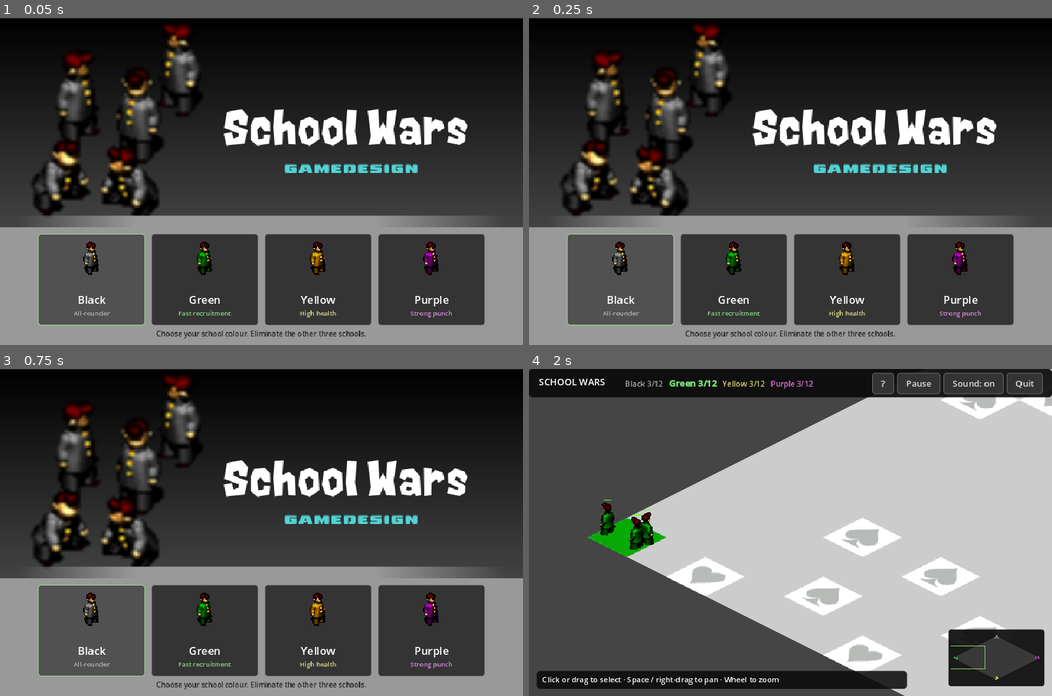
Above: before the commit, frames 1-4 (two rows, left to right).
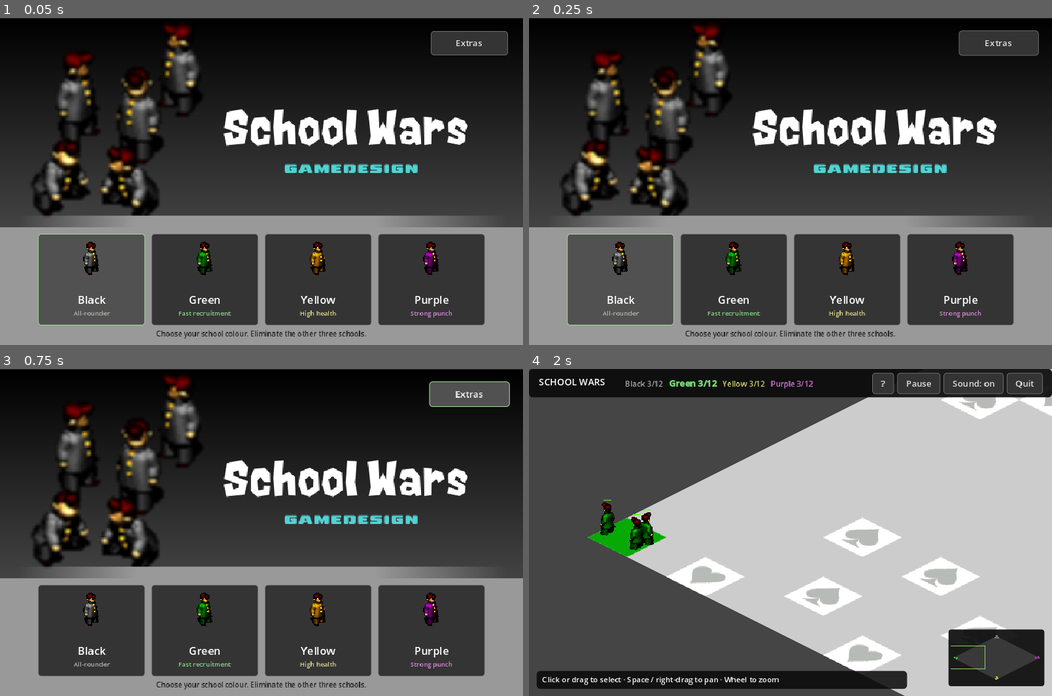
Above: after the commit, the same moments.

Repository: knigfty/school-wars
Game: Godot game, scene res://Scenes/Classic/classic_game.tscn
The game is run twice, just before and just after one commit, with the same random seed, the same clock (stepped at 60 frames per second) and the same inputs.
Inputs (mouse positions are in pixels of both pictures, inside the frame that each line leads up to):
- Up to frame 1 (0.05 s): no input
- Up to frame 2 (0.25 s): no input
- Up to frame 3 (0.75 s): click (470, 395) at 0.5 s, where only the run after the commit has a clickable "Extras"
- Up to frame 4 (2 s): click "Green" at 1.25 s

The runs differ from the first frame. In frame 1, 1.1% of the frame differs, in the area x 82-98%, y 4-12%; in frame 2, 1.2%; in frame 3, 6.6%, in the area x 7-98%, y 3-94%; in frame 4, nothing differs.

Commit message:
Add animated Extras link and Medieval Wars race skin at /v2

Diff:
--- a/Scripts/Classic/classic_board.gd
+++ b/Scripts/Classic/classic_board.gd
@@ -15,6 +15,9 @@
 	"message": preload("res://Assets/Classic/message.wav"),
 	"cancel": preload("res://Assets/Classic/cancel.wav"),
 }
+
+var student_texture: Texture2D = STUDENTS
+var team_names: Array[String] = ClassicRules.TEAM_NAMES.duplicate()
 
 var simulation: ClassicSimulation
 var selected: Array[int] = []
@@ -243,7 +246,7 @@
 		if not Rect2(Vector2(-100, -100), size + Vector2(200, 200)).has_point(pos):
 			continue
 		var index: int = student.team * 100 + student.direction * 25 + student.pattern
-		draw_texture_rect_region(STUDENTS, Rect2(pos + Vector2(-16, -34) * view_zoom, Vector2(32, 48) * view_zoom), Rect2(Vector2(index % 20 * 32, index / 20 * 48), Vector2(32, 48)))
+		draw_texture_rect_region(student_texture, Rect2(pos + Vector2(-16, -34) * view_zoom, Vector2(32, 48) * view_zoom), Rect2(Vector2(index % 20 * 32, index / 20 * 48), Vector2(32, 48)))
 		var health_pos: Vector2 = pos + Vector2(-student.maximum_health * 0.5, -34) * view_zoom
 		draw_rect(Rect2(health_pos, Vector2(student.maximum_health, 1) * view_zoom), Color("ed1d24"))
 		if student.is_alive():
@@ -312,5 +315,5 @@
 
 
 func _on_eliminated(team: int) -> void:
-	announcement.emit("%s is annihilated." % ClassicRules.TEAM_NAMES[team])
+	announcement.emit("%s is annihilated." % team_names[team])
 	_on_sound("message", camera_center)
--- a/Scripts/Classic/classic_game.gd
+++ b/Scripts/Classic/classic_game.gd
@@ -3,6 +3,16 @@
 ## Application shell for the faithful ruleset. Legacy main.tscn stays runnable.
 const MENU_ART: Texture2D = preload("res://Assets/Classic/menu.png")
 
+const MEDIEVAL_ART: Texture2D = preload("res://Assets/Medieval/menu.jpg")
+const MEDIEVAL_STUDENTS: Texture2D = preload("res://Assets/Medieval/students.png")
+const RACE_NAMES: Array[String] = ["Humans", "Orcs", "Elves", "Demons"]
+
+var medieval: bool = false
+var extras_button: Button
+var menu_title: Label
+var menu_subtitle: Label
+var _pop_time: float = 0.0
+var _reduce_motion: bool = false
 var board: ClassicBoard
 var minimap: ClassicMinimap
 var menu: Control
@@ -27,8 +37,16 @@
 
 
 func _ready() -> void:
+	if OS.has_feature("web"):
+		medieval = bool(JavaScriptBridge.eval("window.location.pathname == '/v2' || window.location.pathname.startsWith('/v2/')"))
+		_reduce_motion = bool(JavaScriptBridge.eval("window.matchMedia('(prefers-reduced-motion: reduce)').matches"))
+		if medieval:
+			JavaScriptBridge.eval("document.title = 'Medieval Wars'")
 	_build_theme()
 	board = ClassicBoard.new()
+	if medieval:
+		board.student_texture = MEDIEVAL_STUDENTS
+		board.team_names.assign(RACE_NAMES)
 	add_child(board)
 	_full_rect(board)
 	board.match_finished.connect(_show_result)
@@ -70,23 +88,43 @@
 	_full_rect(background)
 	var art: TextureRect = TextureRect.new()
 	art.name = "OriginalTitleArt"
-	art.texture = MENU_ART
+	art.texture = MEDIEVAL_ART if medieval else MENU_ART
 	art.expand_mode = TextureRect.EXPAND_IGNORE_SIZE
-	art.stretch_mode = TextureRect.STRETCH_SCALE
+	art.stretch_mode = TextureRect.STRETCH_KEEP_ASPECT_COVERED if medieval else TextureRect.STRETCH_SCALE
 	art.mouse_filter = Control.MOUSE_FILTER_IGNORE
 	menu.add_child(art)
+	if medieval:
+		var shade: ColorRect = ColorRect.new()
+		shade.name = "TitleShade"
+		shade.color = Color(0, 0, 0, 0.32)
+		shade.mouse_filter = Control.MOUSE_FILTER_IGNORE
+		menu.add_child(shade)
+		menu_title = _label("MEDIEVAL WARS", 56)
+		menu_title.horizontal_alignment = HORIZONTAL_ALIGNMENT_CENTER
+		menu_title.add_theme_color_override("font_color", Color("f6e4b5"))
+		menu_title.add_theme_color_override("font_shadow_color", Color.BLACK)
+		menu_title.add_theme_constant_override("shadow_offset_x", 3)
+		menu_title.add_theme_constant_override("shadow_offset_y", 4)
+		menu.add_child(menu_title)
+		menu_subtitle = _label("FOUR RACES. ONE BATTLEFIELD.", 15)
+		menu_subtitle.horizontal_alignment = HORIZONTAL_ALIGNMENT_CENTER
+		menu_subtitle.add_theme_color_override("font_color", Color("f6e4b5"))
+		menu.add_child(menu_subtitle)
+	extras_button = _button("School Wars" if medieval else "Extras", _navigate_variant)
+	extras_button.name = "ExtrasButton"
+	menu.add_child(extras_button)
 	for team: int in 4:
 		var button: Button = Button.new()
-		button.name = "%sSchool" % ClassicRules.TEAM_NAMES[team]
+		button.name = "%sSchool" % board.team_names[team]
 		button.mouse_default_cursor_shape = Control.CURSOR_POINTING_HAND
-		button.tooltip_text = "%s: %d HP · %d punch · 12 starting capacity" % [ClassicRules.TEAM_NAMES[team], ClassicRules.HEALTH[team], ClassicRules.PUNCH[team]]
+		button.tooltip_text = "%s: %d HP · %d punch · 12 starting capacity" % [board.team_names[team], ClassicRules.HEALTH[team], ClassicRules.PUNCH[team]]
 		button.pressed.connect(_start_match.bind(team))
 		menu.add_child(button)
 		cards.append(button)
 		var icon: TextureRect = TextureRect.new()
 		icon.name = "Portrait"
 		var atlas: AtlasTexture = AtlasTexture.new()
-		atlas.atlas = ClassicBoard.STUDENTS
+		atlas.atlas = board.student_texture
 		var index: int = team * 100 + 10
 		atlas.region = Rect2(Vector2(index % 20 * 32, index / 20 * 48), Vector2(32, 48))
 		icon.texture = atlas
@@ -94,7 +132,7 @@
 		icon.texture_filter = CanvasItem.TEXTURE_FILTER_NEAREST
 		icon.mouse_filter = Control.MOUSE_FILTER_IGNORE
 		button.add_child(icon)
-		var title: Label = _label(ClassicRules.TEAM_NAMES[team], 20)
+		var title: Label = _label(board.team_names[team], 20)
 		title.name = "SchoolName"
 		title.horizontal_alignment = HORIZONTAL_ALIGNMENT_CENTER
 		button.add_child(title)
@@ -103,7 +141,7 @@
 		trait_label.horizontal_alignment = HORIZONTAL_ALIGNMENT_CENTER
 		trait_label.modulate = ClassicRules.COLORS[team].lightened(0.55)
 		button.add_child(trait_label)
-	var footer: Label = _label("Choose your school colour. Eliminate the other three schools.", 13)
+	var footer: Label = _label("Choose your race. Eliminate the other three races." if medieval else "Choose your school colour. Eliminate the other three schools.", 13)
 	footer.name = "Footer"
 	footer.horizontal_alignment = HORIZONTAL_ALIGNMENT_CENTER
 	footer.add_theme_color_override("font_color", Color("252525"))
@@ -120,7 +158,7 @@
 	bar.mouse_filter = Control.MOUSE_FILTER_IGNORE
 	bar.add_theme_stylebox_override("panel", _panel(Color(0.04, 0.04, 0.04, 0.92)))
 	hud.add_child(bar)
-	var title: Label = _label("SCHOOL WARS", 17)
+	var title: Label = _label("MEDIEVAL WARS" if medieval else "SCHOOL WARS", 17)
 	title.position = Vector2(18, 12)
 	bar.add_child(title)
 	status = RichTextLabel.new()
@@ -206,6 +244,15 @@
 		return
 	var art: Control = menu.get_node("OriginalTitleArt")
 	art.size = Vector2(size.x, size.y * 0.64)
+	extras_button.position = Vector2(size.x - 168, 24)
+	extras_button.size = Vector2(140, 44)
+	extras_button.pivot_offset = extras_button.size * 0.5
+	if medieval:
+		menu.get_node("TitleShade").size = art.size
+		menu_title.position = Vector2(20, size.y * 0.25)
+		menu_title.size = Vector2(size.x - 40, 80)
+		menu_subtitle.position = Vector2(20, size.y * 0.25 + 85)
+		menu_subtitle.size = Vector2(size.x - 40, 30)
 	var width: float = minf(size.x - 64, 820)
 	var card_width: float = (width - 36) / 4
 	var card_height: float = size.y * 0.28
@@ -273,7 +320,7 @@
 	board.stop_audio()
 	board.cancel_selection()
 	modal_title.text = title
-	modal_body.text = body
+	modal_body.text = body.replace("Green", "Orcs").replace("school", "race").replace("student", "warrior") if medieval else body
 	_dialog_height = 460.0 if title == "How to play" else 280.0
 	# Bound text layout before wrapping, including platforms with different font metrics.
 	modal_scroll.custom_minimum_size.y = 140.0 if title == "How to play" else 32.0
@@ -306,7 +353,7 @@
 
 
 func _show_result(won: bool) -> void:
-	_show_dialog("You win !!" if won else "You lose...", "%s school eliminated all three opponents." % ClassicRules.TEAM_NAMES[_team] if won else "Your last student has been defeated. Choose a school and try again.", false, true)
+	_show_dialog("You win !!" if won else "You lose...", "%s school eliminated all three opponents." % board.team_names[_team] if won else "Your last student has been defeated. Choose a school and try again.", false, true)
 
 
 func _announce(text: String) -> void:
@@ -319,12 +366,16 @@
 
 
 func _process(delta: float) -> void:
+	if menu.visible and not medieval and not _reduce_motion:
+		_pop_time += delta
+		var pop: float = 1.0 + 0.07 * maxf(0.0, sin(_pop_time * 3.0))
+		extras_button.scale = Vector2.ONE * pop
 	if not hud.visible or board.simulation == null:
 		return
 	var segments: Array[String] = []
 	for team: int in 4:
 		var color: Color = ClassicRules.COLORS[team].lightened(0.45)
-		var label: String = "%s %d/%d" % [ClassicRules.TEAM_NAMES[team], board.simulation.get_count(team), board.simulation.get_team_capacity(team)]
+		var label: String = "%s %d/%d" % [board.team_names[team], board.simulation.get_count(team), board.simulation.get_team_capacity(team)]
 		if team == _team:
 			label = "[b]" + label + "[/b]"
 		segments.append("[color=#%s]%s[/color]" % [color.to_html(false), label])
@@ -360,6 +411,11 @@
 		_show_pause()
 
 
+func _navigate_variant() -> void:
+	if OS.has_feature("web"):
+		JavaScriptBridge.eval("window.location.assign('/')" if medieval else "window.location.assign('/v2')")
+
+
 func _button(text: String, action: Callable) -> Button:
 	var button: Button = Button.new()
 	button.text = text
--- a/Testing/run_classic_tests.gd
+++ b/Testing/run_classic_tests.gd
@@ -478,6 +478,21 @@
 		_check(app.menu.visible and not app.board.visible, "Menu safely disposes active view")
 	app.queue_free()
 	await process_frame
+	var medieval_app: Control = scene.instantiate()
+	medieval_app.medieval = true
+	root.add_child(medieval_app)
+	medieval_app._muted = true
+	await process_frame
+	_check(medieval_app.menu_title.text == "MEDIEVAL WARS", "Medieval variant has independent title")
+	_check(medieval_app.board.team_names == ["Humans", "Orcs", "Elves", "Demons"], "Medieval races retain team order")
+	_check(medieval_app.board.student_texture == medieval_app.MEDIEVAL_STUDENTS, "Race atlas is used in menu and match")
+	_check(is_instance_valid(medieval_app.extras_button), "Variant has return navigation")
+	for team: int in 4:
+		medieval_app._start_match(team)
+		_check(medieval_app.board.simulation.get_count(team) == 3, "Every race starts with unchanged gameplay")
+		medieval_app._show_menu()
+	medieval_app.queue_free()
+	await process_frame
 
 
 func _check(condition: bool, description: String) -> void:
Binary file added: Assets/Medieval/menu.jpg
Binary file added: Assets/Medieval/students.png
Not shown, changed: vercel.json
Not shown, added: Docs/MEDIEVAL.md
